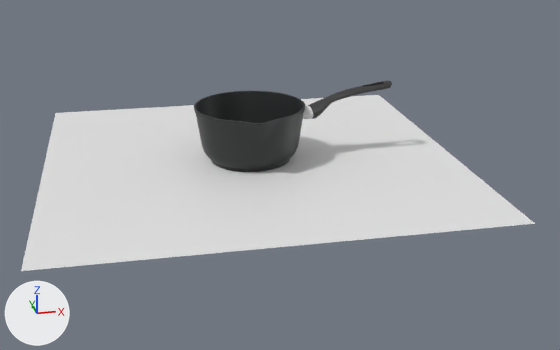
One commit to the Blender file blender/inhome_ladle_2l.blend: the scene before it, then after it.
Before and after are seen from a camera (50 mm lens) standing at (-2.49, -15.18, 5.6) and looking at (0.53, -0.5, -0.23). The axes (+X, +Y, +Z) are drawn at lower left. The lights are the same throughout. The picture after the commit comes second.

The first picture shows 'Plane', 'handle', 'ladle_2l' and 1 more.
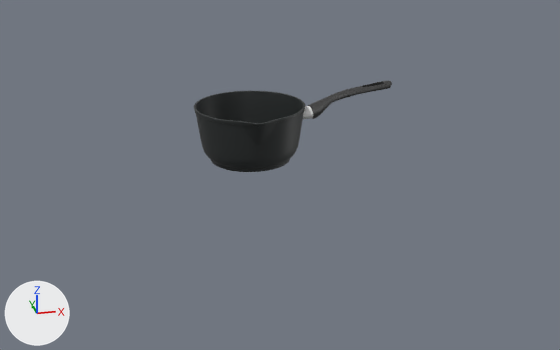
Boxes [x1, y1, x2, y2] around the edits, measured in the pictures (560 x 350 px):
'Plane', hidden: before [21, 95, 535, 271]

The change in detail:
Object 'Plane' (ob_plane) is now hidden.
